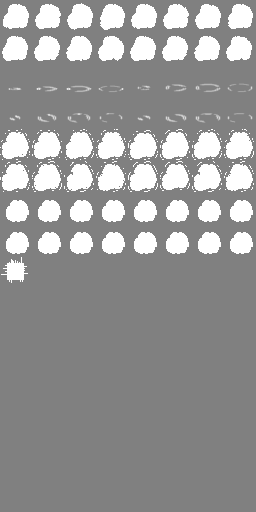
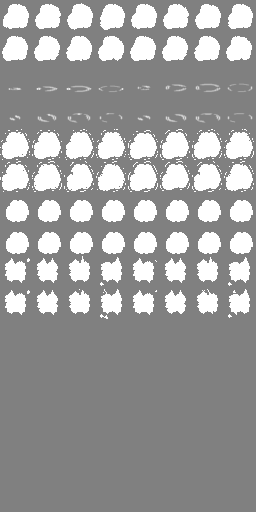
Comparing the layer stacks of the two (256, 512) images. Changes:
painted on "Pasted Layer" over [1, 256, 250, 319]
